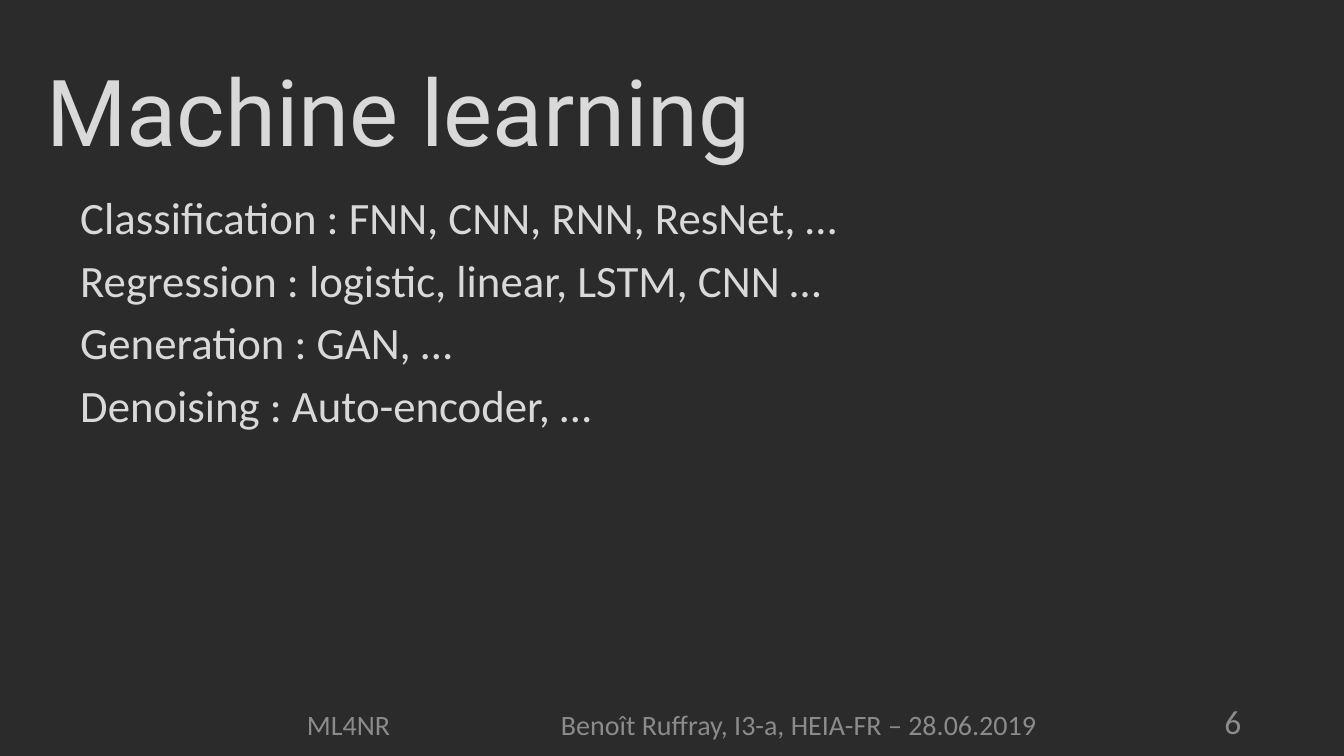
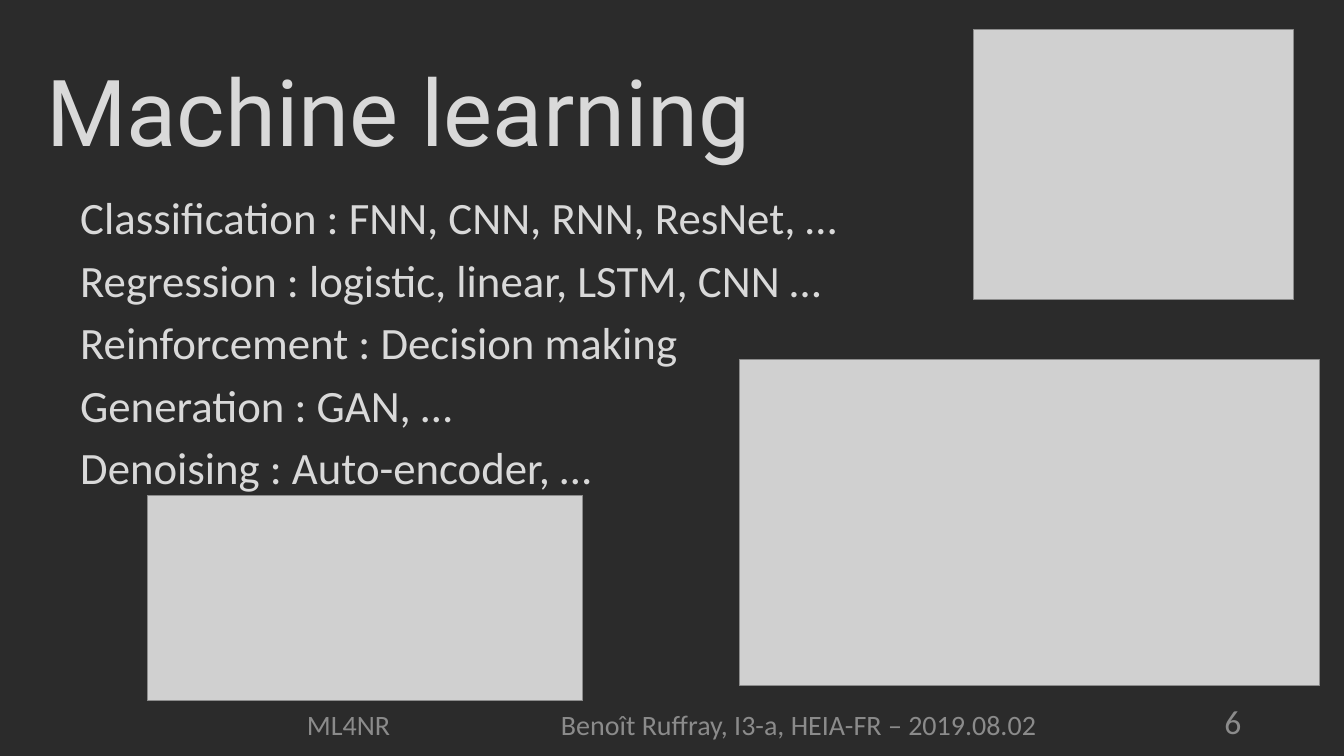
Before and after one commit to Johnatonb/IRENE, a slide deck: slide 6 of doc/presentation/ml4nr.pptx. Drawn at 1344x756 pixels with LibreOffice and Linux fonts; fonts in the diff are those of the drawing; grey boxes stand for pictures; background and template pictures are left out; a plain dark background stands for a picture behind light text. Boxes give left, top, right and bottom in pixels: in the first picture for what was removed or moved away, otherwise in the second. Text is boxed around its words. In the diff, an @@ line names an element or a change of style, - is before the commit and + after.

```diff
--- a/doc/presentation/ml4nr.pptx
+++ b/doc/presentation/ml4nr.pptx
@@ picture added at (974, 30, 1295, 300) @@
@@ text at (80, 328, 677, 367): paragraph added @@
+Reinforcement : Decision making
@@ picture added at (740, 360, 1320, 686) @@
@@ picture added at (147, 496, 583, 701) @@
@@ text at (307, 716, 1036, 740): text changed @@
-ML4NR Benoît Ruffray, I3-a, HEIA-FR – 28.06.2019
+ML4NR Benoît Ruffray, I3-a, HEIA-FR – 2019.08.02
```
Also in this commit, not shown: 9 other slides changed, 12 slides added, 53 other files.
